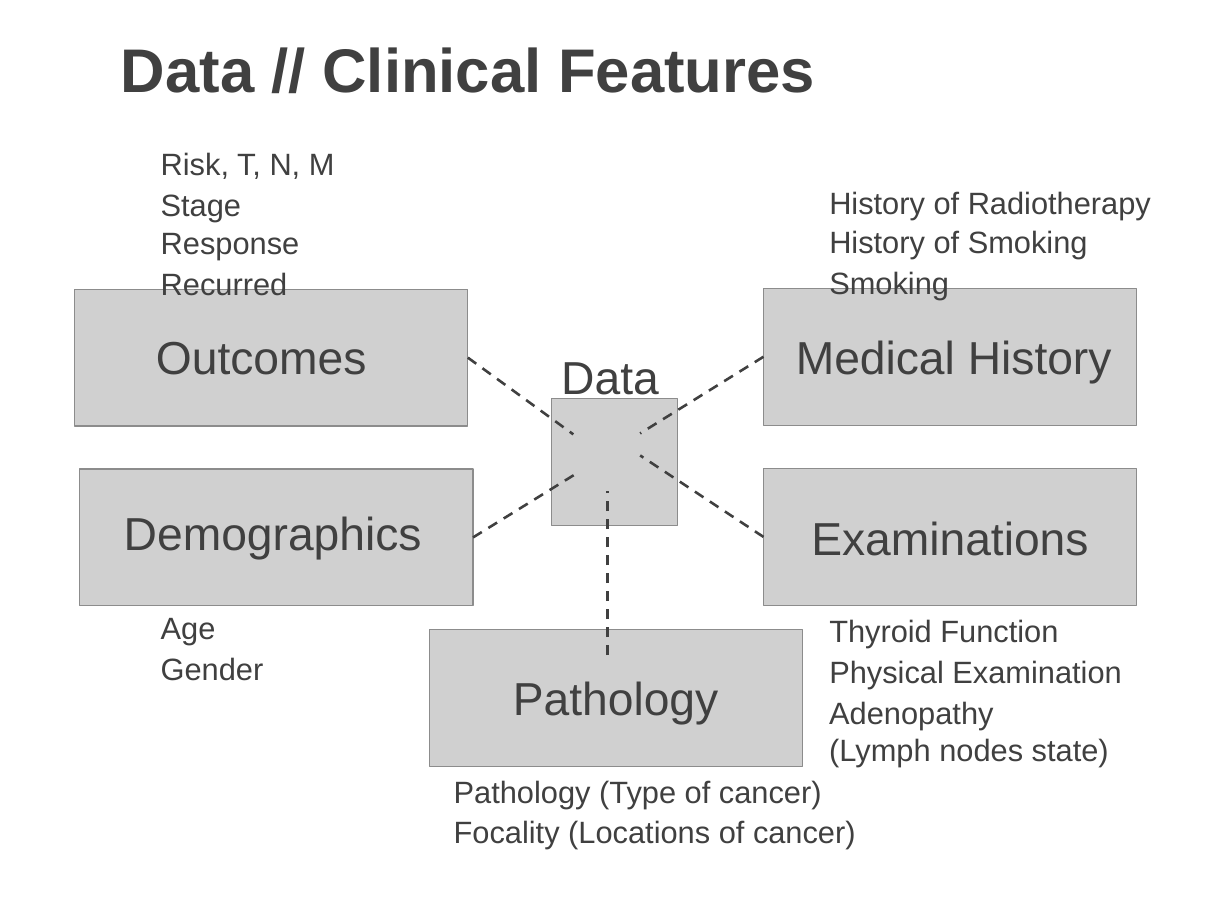
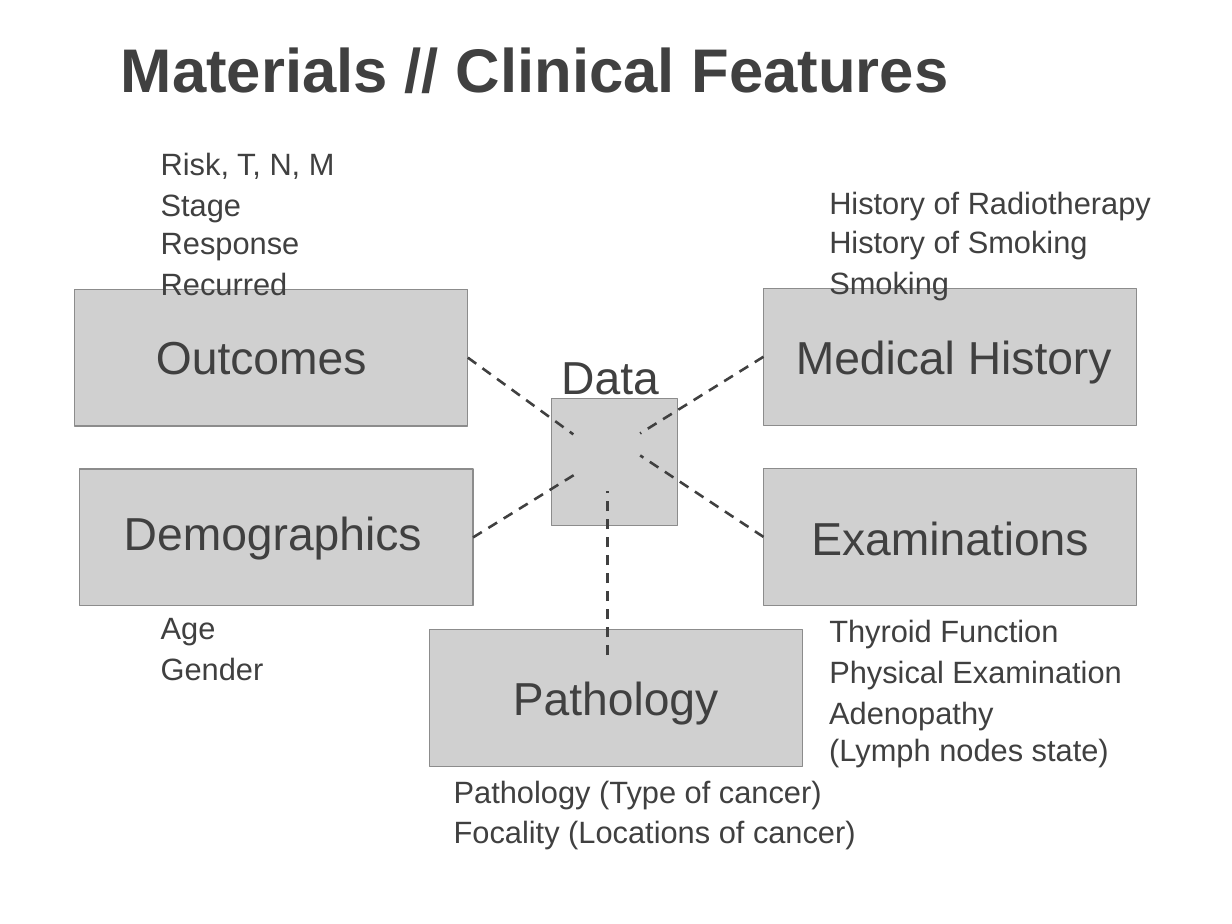
Before and after one commit to josh-dcosta/pjas-thyroid, a slide deck: slide 12 of presentation/Josh_DCosta_Thyroid_Cancer_Recurrence.pptx (slide 17 before the commit). Drawn at 1232x924 pixels with LibreOffice and Linux fonts; fonts in the diff are those of the drawing; grey boxes stand for pictures. Boxes give left, top, right and bottom in pixels: in the first picture for what was removed or moved away, otherwise in the second. Text is boxed around its words. In the diff, an @@ line names an element or a change of style, - is before the commit and + after.

```diff
--- a/presentation/Josh_DCosta_Thyroid_Cancer_Recurrence.pptx
+++ b/presentation/Josh_DCosta_Thyroid_Cancer_Recurrence.pptx
@@ text at box(121, 47, 949, 93): text changed @@
-Data // Clinical Features
+Materials // Clinical Features
```
Also in this commit, not shown: 10 other slides changed, 1 slide added, 2 slides removed.
